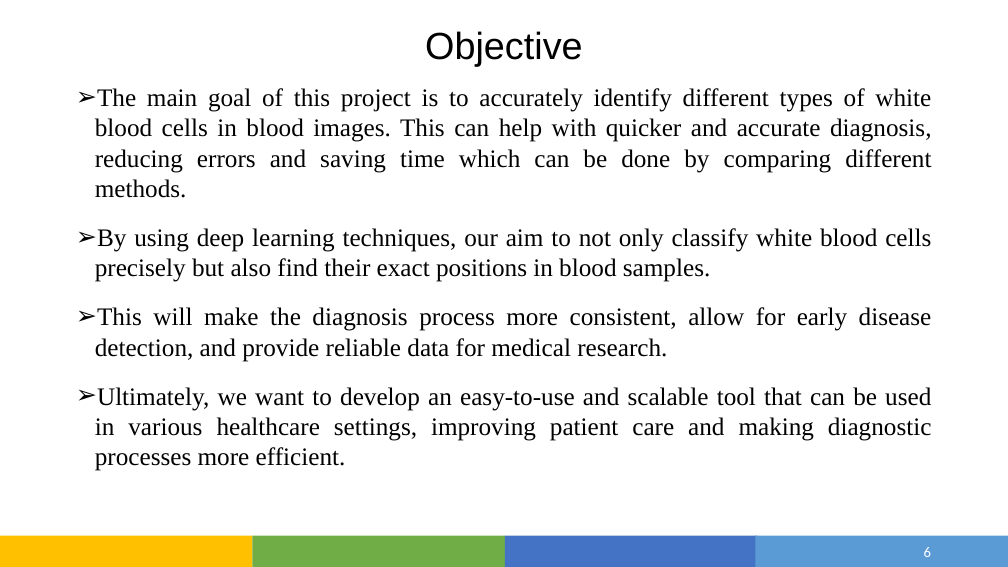
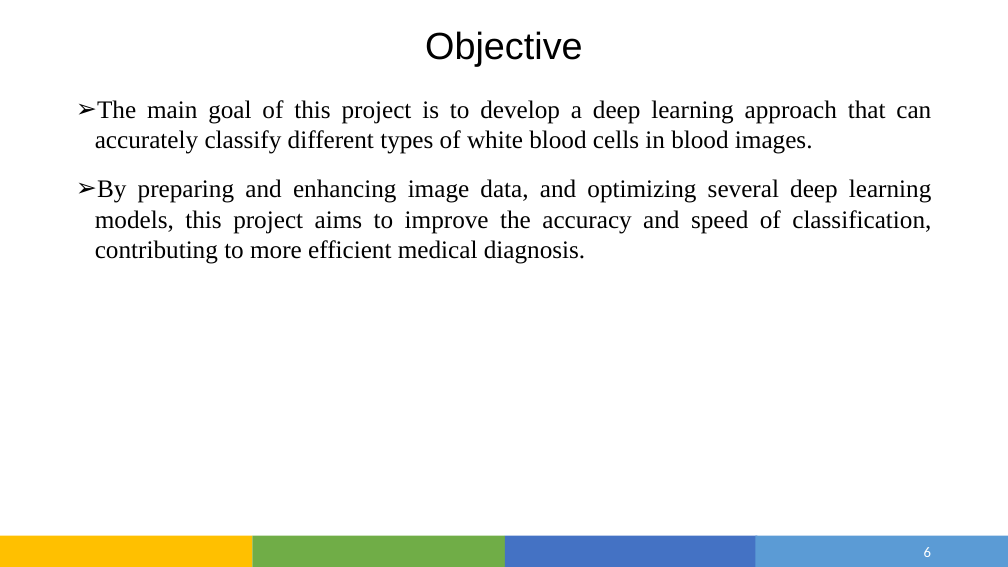
Before and after one commit to Devjethva1111/White_blood_cell, a slide deck: slide 6 of Blood Cell Image Classifier using Deep learning Techniques.pptx. Drawn at 1008x567 pixels with LibreOffice and Linux fonts; fonts in the diff are those of the drawing. Boxes give left, top, right and bottom in pixels: in the first picture for what was removed or moved away, otherwise in the second. Text is boxed around its words. In the diff, an @@ line names an element or a change of style, - is before the commit and + after.

```diff
--- a/Blood Cell Image Classifier using Deep learning Techniques.pptx
+++ b/Blood Cell Image Classifier using Deep learning Techniques.pptx
@@ text at (95,100,932,264): text changed @@
-➢ The main goal of this project is to accurately identify different types of white blood cells in blood images. This can help with quicker and accurate diagnosis, reducing errors and saving time which can be done by comparing different methods.
-➢ By using deep learning techniques, our aim to not only classify white blood cells precisely but also find their exact positions in blood samples.
-➢ This will make the diagnosis process more consistent, allow for early disease detection, and provide reliable data for medical research.
-➢ Ultimately, we want to develop an easy-to-use and scalable tool that can be used in various healthcare settings, improving patient care and making diagnostic processes more efficient.
+➢ The main goal of this project is to develop a deep learning approach that can accurately classify different types of white blood cells in blood images.
+➢ By preparing and enhancing image data, and optimizing several deep learning models, this project aims to improve the accuracy and speed of classification, contributing to more efficient medical diagnosis.
```
Also in this commit, not shown: 3 other slides changed.
